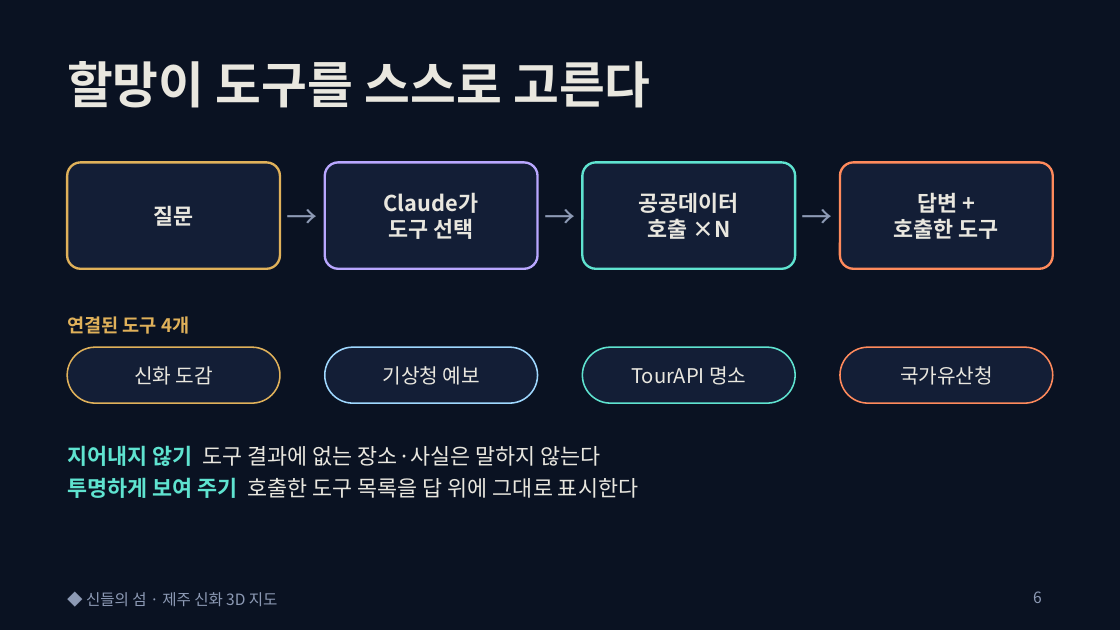
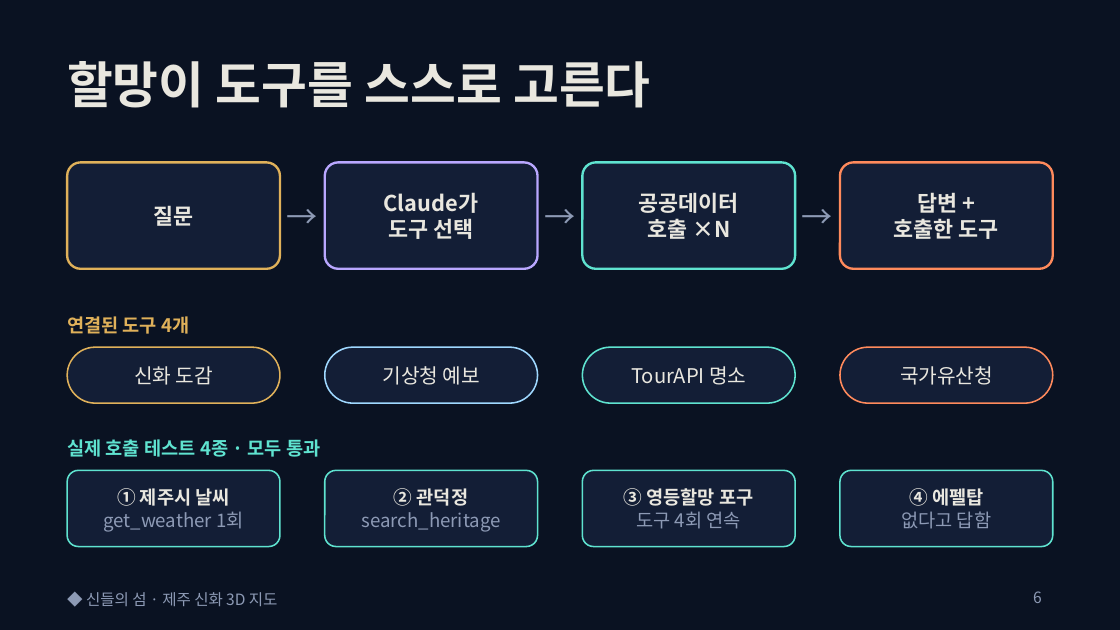
Before and after one commit to ysyy1002/project_day6, a slide deck: slide 6 of docs/shindeul-presentation.pptx. Drawn at 1120x630 pixels with LibreOffice and Linux fonts; fonts in the diff are those of the drawing. Boxes give left, top, right and bottom in pixels: in the first picture for what was removed or moved away, otherwise in the second. Text is boxed around its words. In the diff, an @@ line names an element or a change of style, - is before the commit and + after.

```diff
--- a/docs/shindeul-presentation.pptx
+++ b/docs/shindeul-presentation.pptx
@@ text at [67,439,320,457]: text changed; size 14 to 12 pt; text colour #E9E7DF to #5FE3D0; bold on @@
-지어내지 않기 도구 결과에 없는 장소·사실은 말하지 않는다
-투명하게 보여 주기 호출한 도구 목록을 답 위에 그대로 표시한다
+실제 호출 테스트 4종 · 모두 통과
@@ text "실제 호출 테스트 4종 · ..." at [67,439,320,457]: vertical alignment top to middle @@
@@ rounded rectangle added at [67,470,280,547], fill #131E36, outline #5FE3D0 1 pt @@
@@ rounded rectangle added at [325,470,538,547], fill #131E36, outline #5FE3D0 1 pt @@
@@ rounded rectangle added at [582,470,795,547], fill #131E36, outline #5FE3D0 1 pt @@
@@ rounded rectangle added at [840,470,1053,547], fill #131E36, outline #5FE3D0 1 pt @@
@@ text added at [103,488,244,532], 12 pt, text #8D9AB5 @@
+① 제주시 날씨
+get_weather 1회
@@ text added at [361,488,500,532], 12 pt, text #8D9AB5 @@
+② 관덕정
+search_heritage
@@ text added at [624,488,753,529], 12 pt, text #E9E7DF, bold @@
+③ 영등할망 포구
+도구 4회 연속
@@ text added at [901,488,991,529], 12 pt, text #8D9AB5 @@
+④ 에펠탑
+없다고 답함
```
Also in this commit, not shown: 7 other files.
